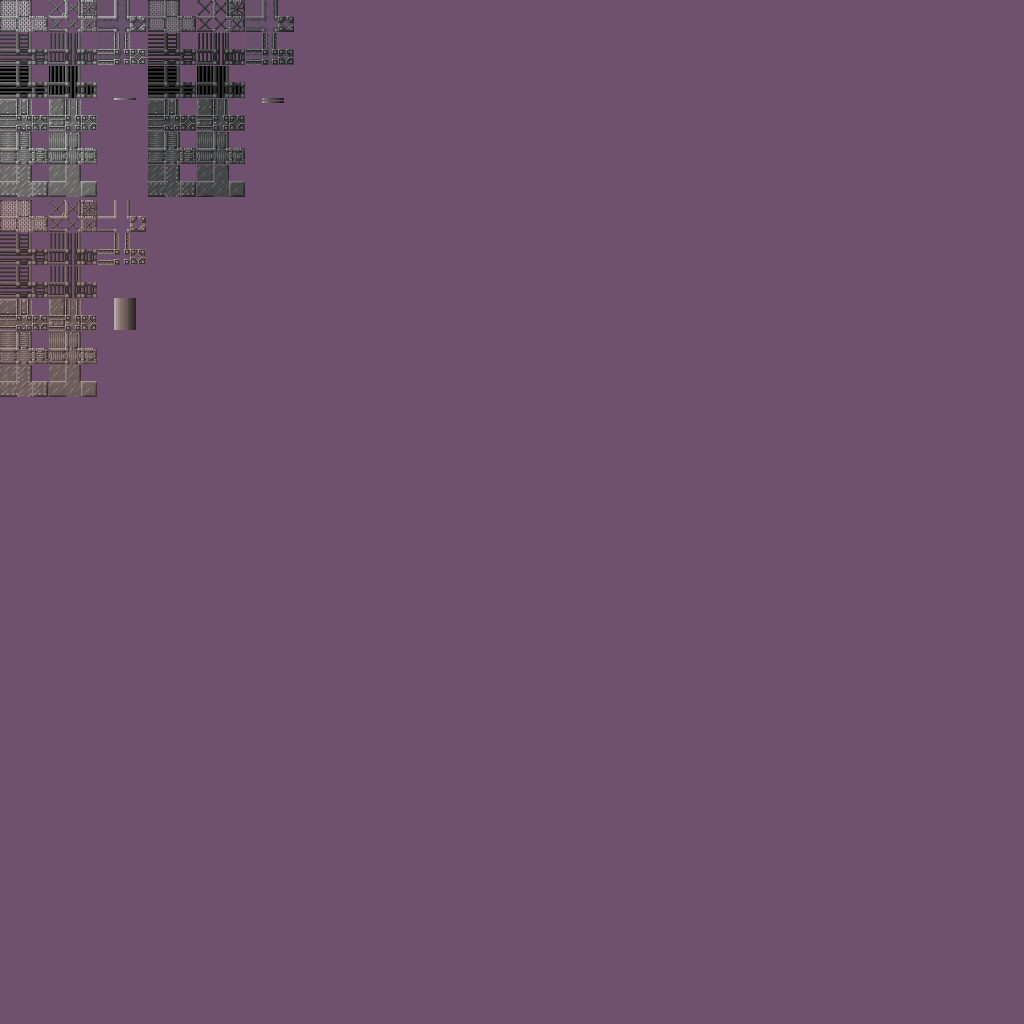
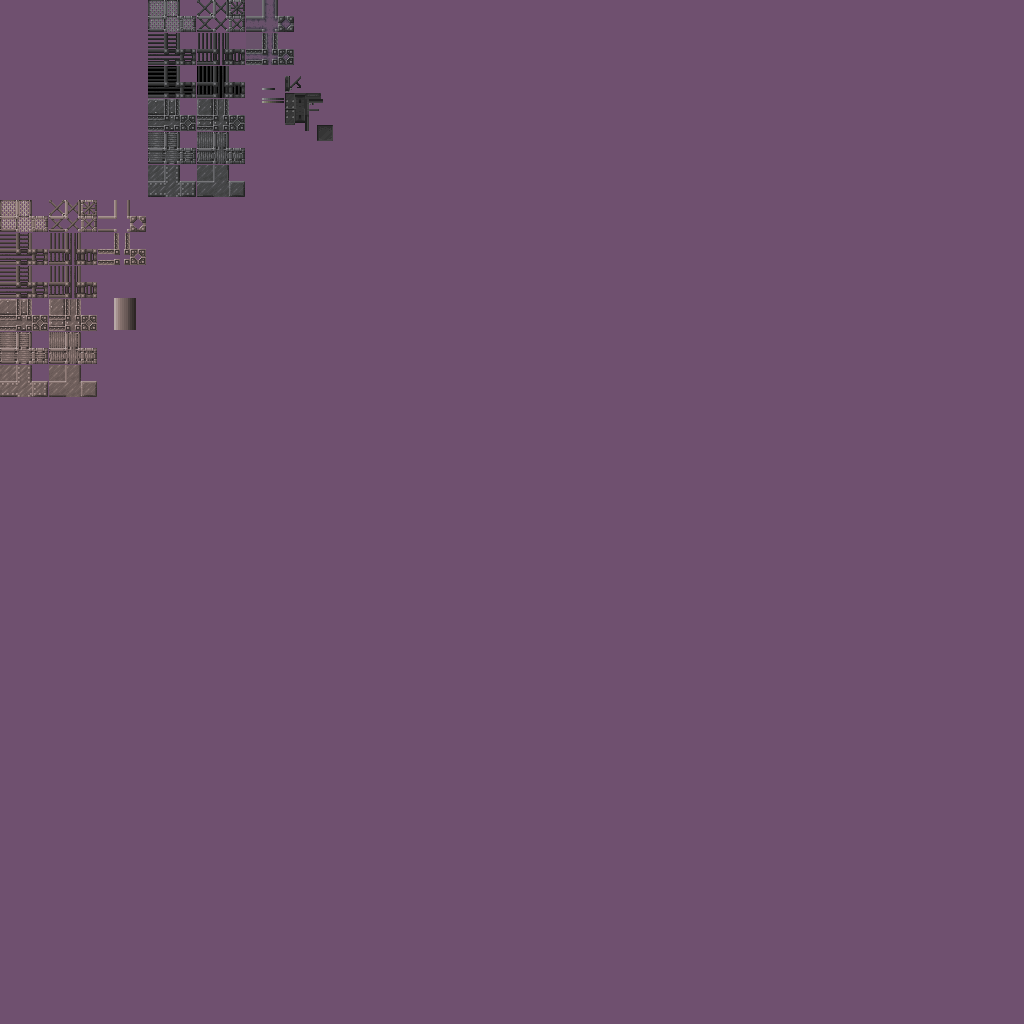
Comparing the layer stacks of the two w=1024, h=1024 images. Changes:
added layer "Background" (1st of 3, in "Color Experimentation") in group "Color Experimentation" over [274, 76, 333, 141]
added layer "Gray Original Palette" (1st of 6, in "Color Experimentation") in group "Color Experimentation" over [262, 76, 333, 128]
painted on "Gray Original Palette" (2nd of 6, in "Color Experimentation") over [0, 0, 333, 197]
painted on "Gray Original" (3rd of 6, in "Rust Experimentation") over [0, 192, 97, 197]
hid group "Control" (2nd of 2) (2 layers) over [0, 0, 333, 197]
painted on "Gray Original Palette" (6th of 6, in "Control") over [0, 0, 333, 197]
painted on "Gray Original" (6th of 6, in "Control") over [0, 0, 333, 197]
painted on "Background" (3rd of 3) over [0, 0, 333, 197]
